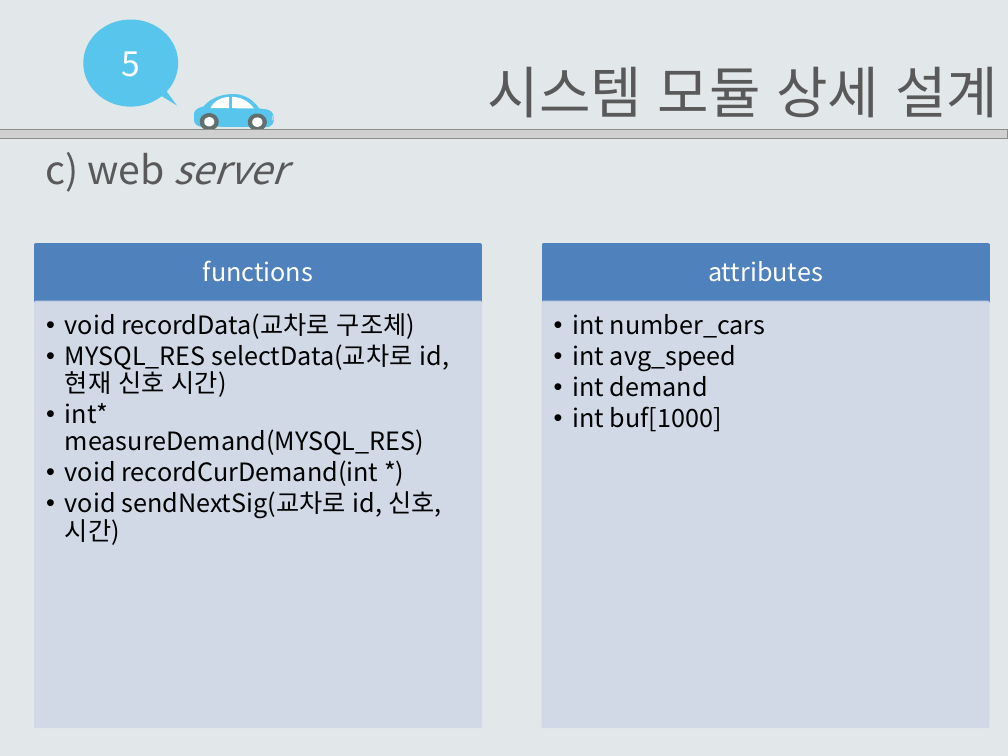
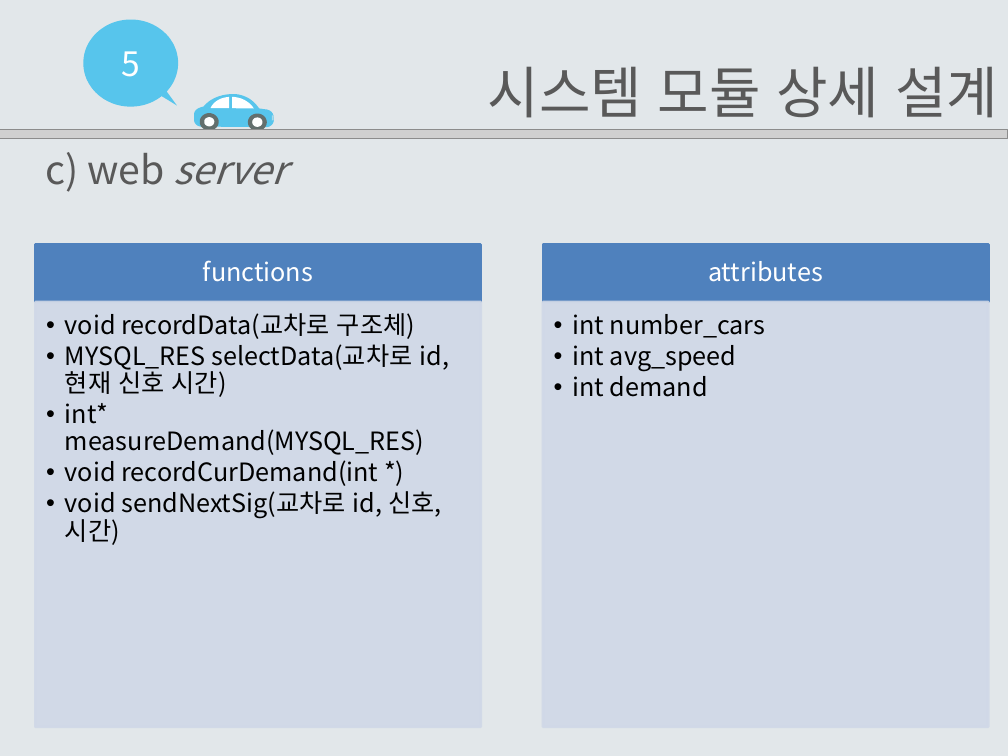
Before and after one commit to EomHeeSang/grad_proj, a slide deck: slide 21 of 발표자료/설계서2-14(엄희상,박주호,김태경).pptx. Drawn at 1008x756 pixels with LibreOffice and Linux fonts; fonts in the diff are those of the drawing; grey boxes stand for pictures. Boxes give left, top, right and bottom in pixels: in the first picture for what was removed or moved away, otherwise in the second. Text is boxed around its words. In the diff, an @@ line names an element or a change of style, - is before the commit and + after.

```diff
--- a/발표자료/설계서2-14(엄희상,박주호,김태경).pptx
+++ b/발표자료/설계서2-14(엄희상,박주호,김태경).pptx
@@ text "int number_cars" at [572,314,766,397]: bullet • to •• @@
@@ text at [572,406,722,432]: paragraph removed @@
-  • int buf[1000]
```
Also in this commit, not shown: 13 other slides changed, 3 slides added, 2 slides removed, 6 other files.
